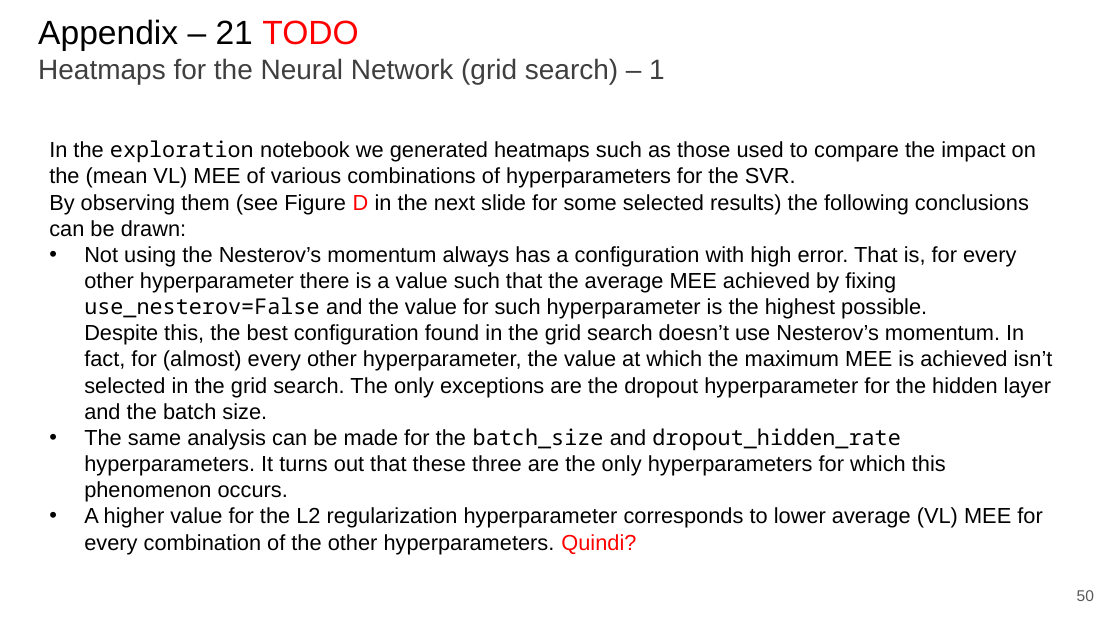
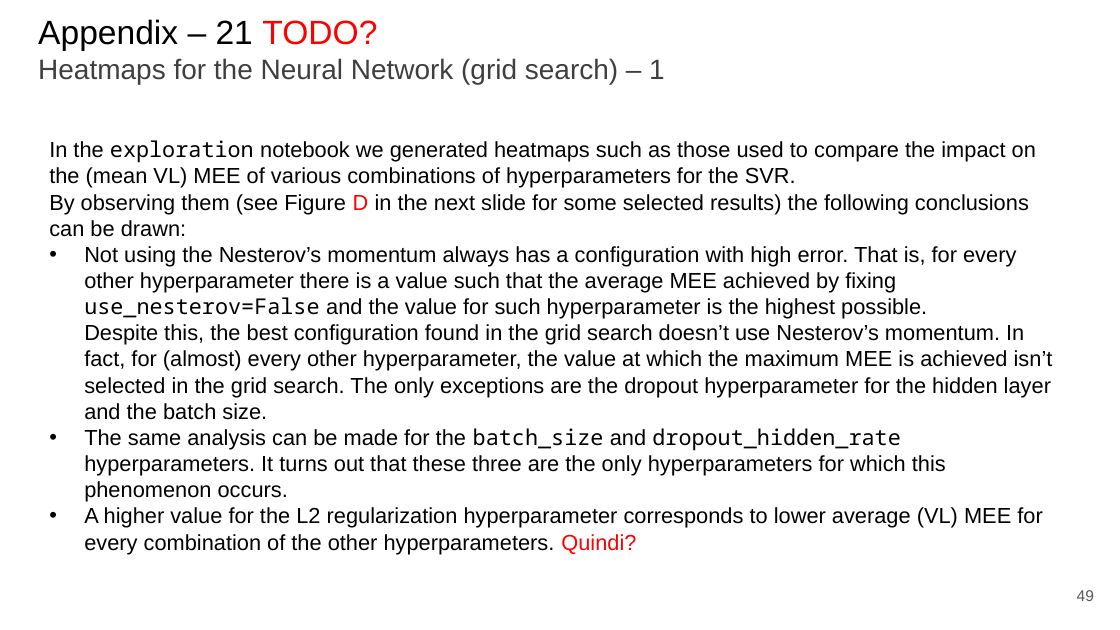
Before and after one commit to paolo-junior-mollica/machine-learning-project, a slide deck: slide 49 of relazione/Canduci_Marino_Mollica.pptx (slide 50 before the commit). Drawn at 1120x630 pixels with LibreOffice and Linux fonts; fonts in the diff are those of the drawing. Boxes give left, top, right and bottom in pixels: in the first picture for what was removed or moved away, otherwise in the second. Text is boxed around its words. In the diff, an @@ line names an element or a change of style, - is before the commit and + after.

```diff
--- a/relazione/Canduci_Marino_Mollica.pptx
+++ b/relazione/Canduci_Marino_Mollica.pptx
@@ title at [38,19,665,84]: text changed @@
-Appendix – 21 TODO
-Heatmaps for the Neural Network (grid search) – 1
+Appendix – 21 TODO?
+Heatmaps for the Neural Network (grid search) – 1
@@ page number at [1077,590,1094,601]: text changed @@
-50
+49
```
Also in this commit, not shown: 6 other slides changed.
